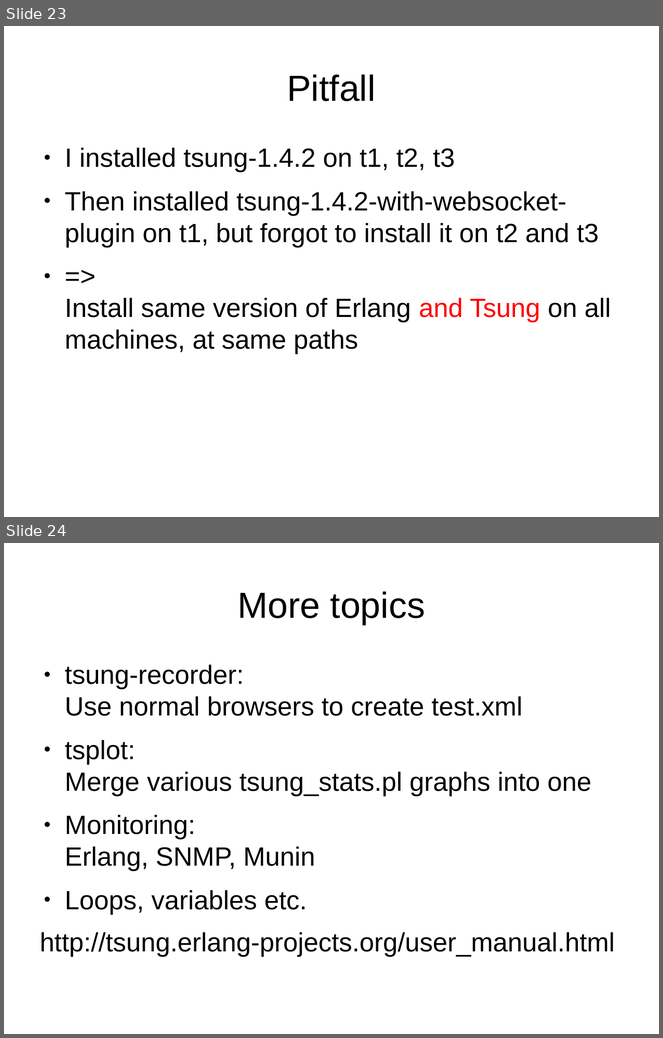
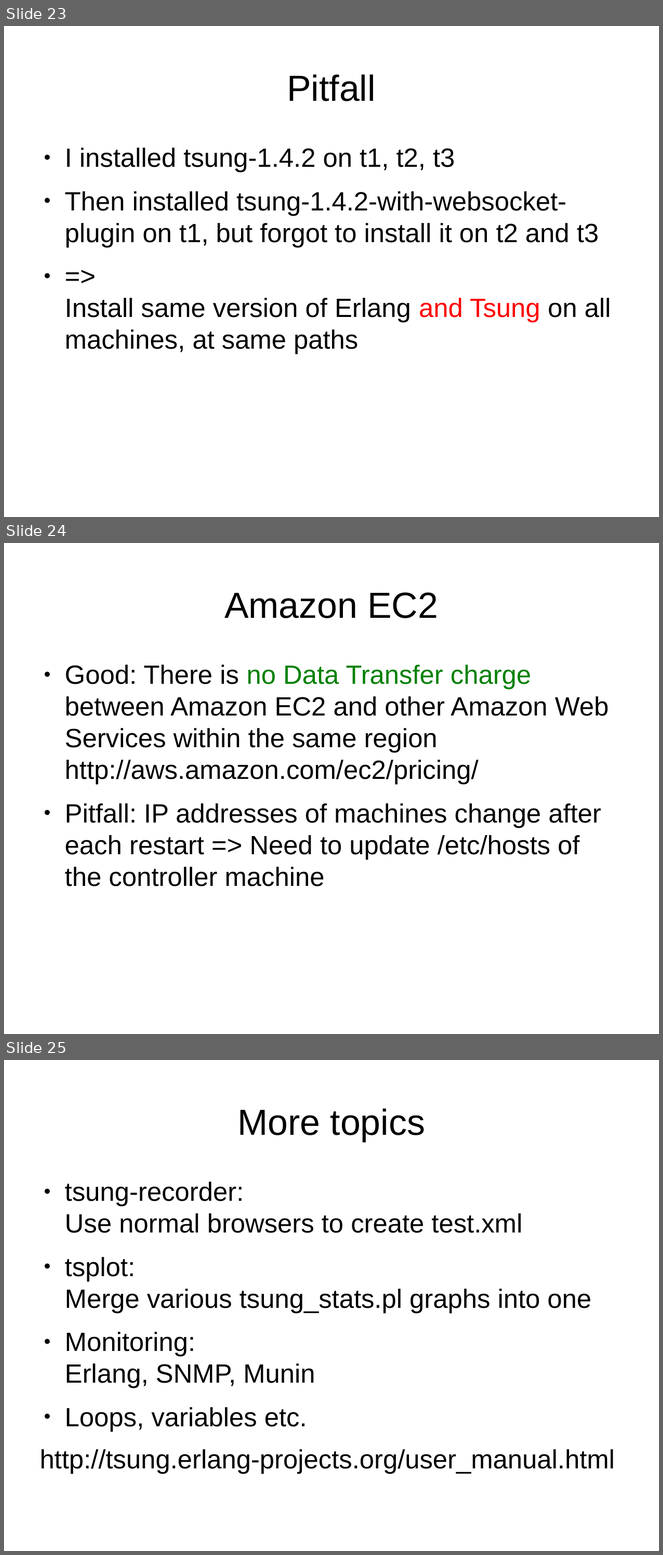
Before and after one commit to ngocdaothanh/tsart, a slide deck: tsung.odp. Shown one above the other, each under a label of ours: slides 23 and 24 before the commit, slides 23, 24 and 25 after it. The pictures are 663x1038 and 663x1555 pixels, drawn with LibreOffice and Linux fonts; fonts in the diff are those of the drawing. Boxes give left, top, right and bottom in pixels: in the first picture for what was removed or moved away, otherwise in the second. Text is boxed around its words. In the diff, an @@ line names an element or a change of style, - is before the commit and + after.

```diff
--- a/tsung.odp
+++ b/tsung.odp
@@ slide 24 added at (4, 543, 659, 1034), background #FFFFFF @@
@@ title added at (224, 592, 438, 618), 44 pt, text #000000 @@
+Amazon EC2
@@ text added at (65, 665, 609, 887), 32 pt, text #000000 @@
+● Good: There is no Data Transfer charge between Amazon EC2 and other Amazon Web Services within the same region
+  http://aws.amazon.com/ec2/pricing/
+● Pitfall: IP addresses of machines change after each restart => Need to update /etc/hosts of the controller machine
@@ what was slide 24 is now slide 25 @@
```
Also in this commit, not shown: 1 slide changed.
